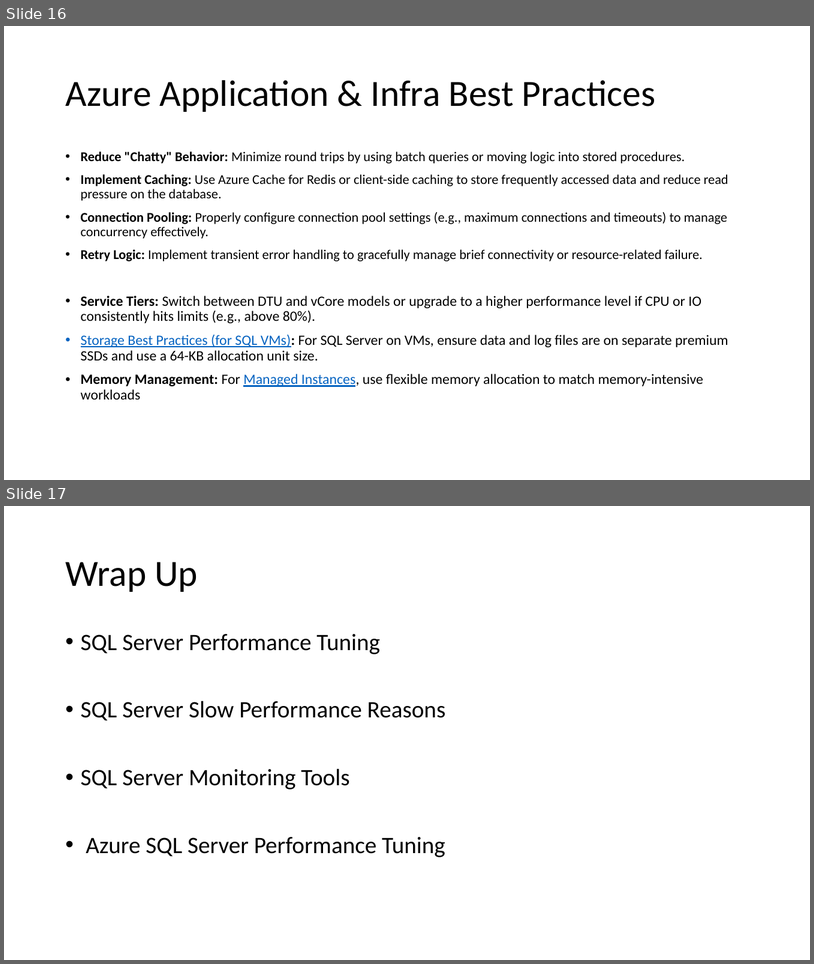
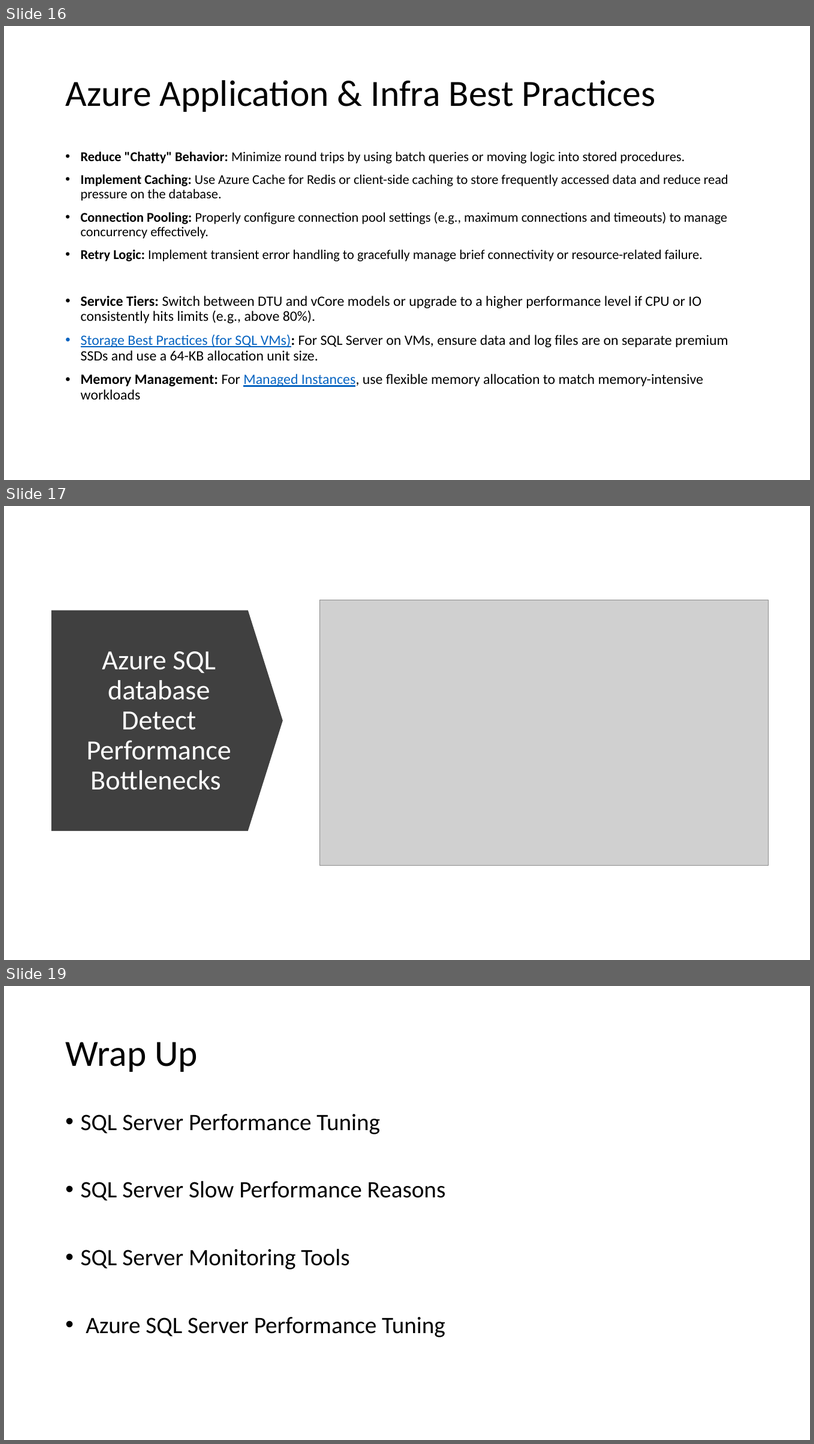
Before and after one commit to imcuteani/SQL_Server_Azure_Data_Engineering, a slide deck: Decks/day-8/SQL Server Administration & Azure Data Engineering-day-8.pptx. Shown one above the other, each under a label of ours: slides 16 and 17 before the commit, slides 16, 17 and 19 after it; the slides between them are not shown. The pictures are 814x964 and 814x1444 pixels, drawn with LibreOffice and Linux fonts; fonts in the diff are those of the drawing; grey boxes stand for pictures. Boxes give left, top, right and bottom in pixels: in the first picture for what was removed or moved away, otherwise in the second. Text is boxed around its words. In the diff, an @@ line names an element or a change of style, - is before the commit and + after.

```diff
--- a/Decks/day-8/SQL Server Administration & Azure Data Engineering-day-8.pptx
+++ b/Decks/day-8/SQL Server Administration & Azure Data Engineering-day-8.pptx
@@ slide 17 added at bbox=[4, 506, 810, 960], background #FFFFFF @@
@@ down arrow added at bbox=[52, 610, 284, 831], fill #404040 @@
@@ picture added at bbox=[320, 600, 768, 865] @@
@@ title added at bbox=[87, 651, 231, 790], 33 pt, text #FFFFFF @@
+Azure SQL database Detect Performance Bottlenecks
@@ what was slide 17 is now slide 19 @@
```
Also in this commit, not shown: 4 slides changed, 1 other slide added, 6 other files.
